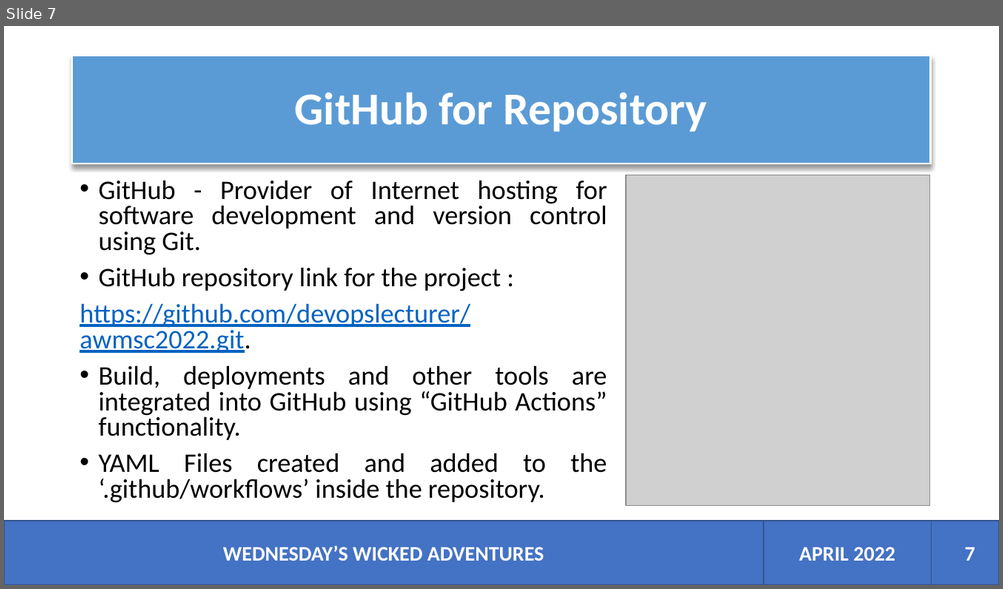
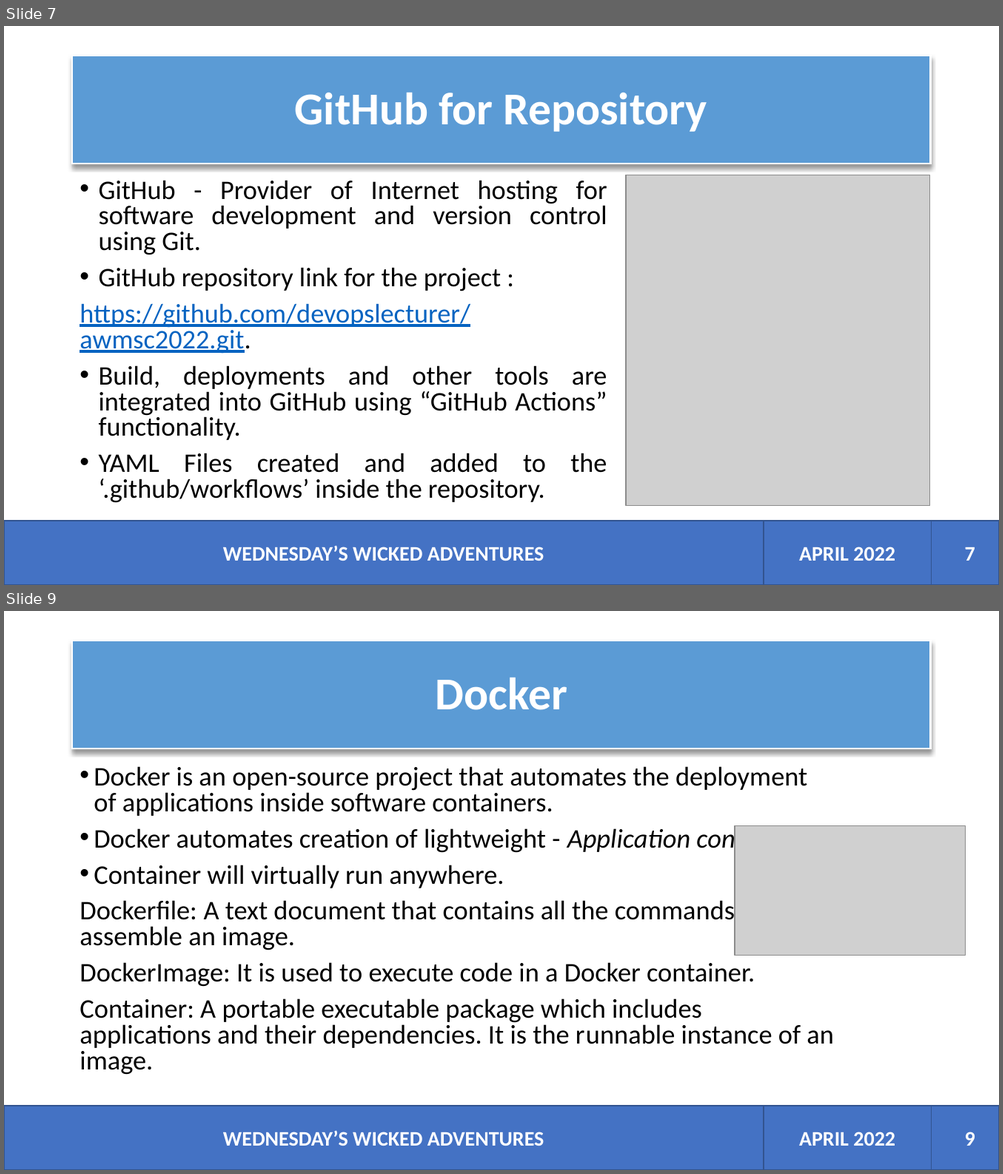
Before and after one commit to devopslecturer/awmsc2022, a slide deck: Wicked Adventures.pptx. Shown one above the other, each under a label of ours: slide 7 before the commit, slides 7 and 9 after it; the slides between them are not shown. The pictures are 1003x589 and 1003x1174 pixels, drawn with LibreOffice and Linux fonts; fonts in the diff are those of the drawing; grey boxes stand for pictures. Boxes give left, top, right and bottom in pixels: in the first picture for what was removed or moved away, otherwise in the second. Text is boxed around its words. In the diff, an @@ line names an element or a change of style, - is before the commit and + after.

```diff
--- a/Wicked Adventures.pptx
+++ b/Wicked Adventures.pptx
@@ slide 9 added at (x1=4, y1=611, x2=999, y2=1170), background #FFFFFF @@
@@ title added at (x1=73, y1=641, x2=930, y2=749), fill #5B9BD5, outline #FFFFFF 1.5 pt, 44 pt, text #FFFFFF, bold @@
+Docker
@@ text added at (x1=79, y1=766, x2=834, y2=1075), 26 pt, text #000000 @@
+• Docker is an open-source project that automates the deployment of applications inside software containers.
+• Docker automates creation of lightweight - Application container
+• Container will virtually run anywhere.
+Dockerfile: A text document that contains all the commands to assemble an image.
+DockerImage: It is used to execute code in a Docker container.
+Container: A portable executable package which includes applications and their dependencies. It is the runnable instance of an image.
@@ picture added at (x1=734, y1=826, x2=965, y2=956) @@
@@ rectangle added at (x1=4, y1=1106, x2=763, y2=1170), fill #4472C4, outline #325491 1 pt, 20 pt, text #FFFFFF, bold @@
+WEDNESDAY’S WICKED ADVENTURES
@@ rectangle added at (x1=763, y1=1106, x2=931, y2=1170), fill #4472C4, outline #325491 1 pt, 20 pt, text #FFFFFF, bold @@
+APRIL 2022
@@ rectangle added at (x1=931, y1=1106, x2=999, y2=1170), fill #4472C4, outline #325491 1 pt @@
@@ page number added at (x1=965, y1=1132, x2=975, y2=1146), 20 pt, text #FFFFFF, bold @@
+9
```
Also in this commit, not shown: 1 slide changed, 3 other slides added, 8 other files.
